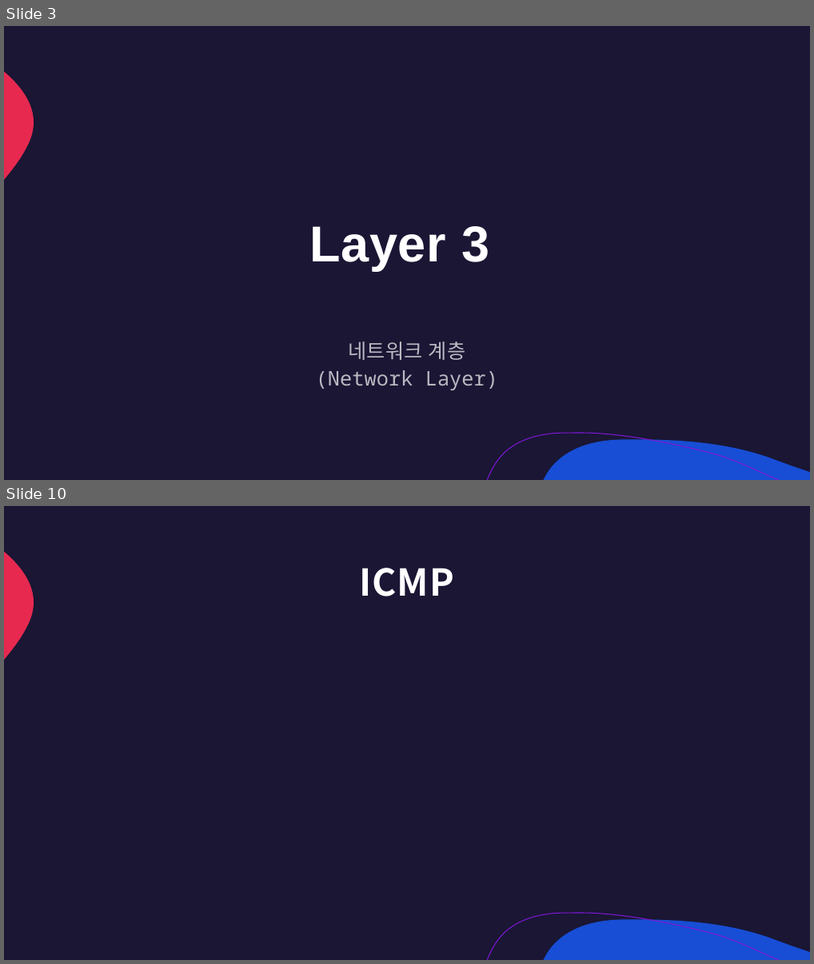
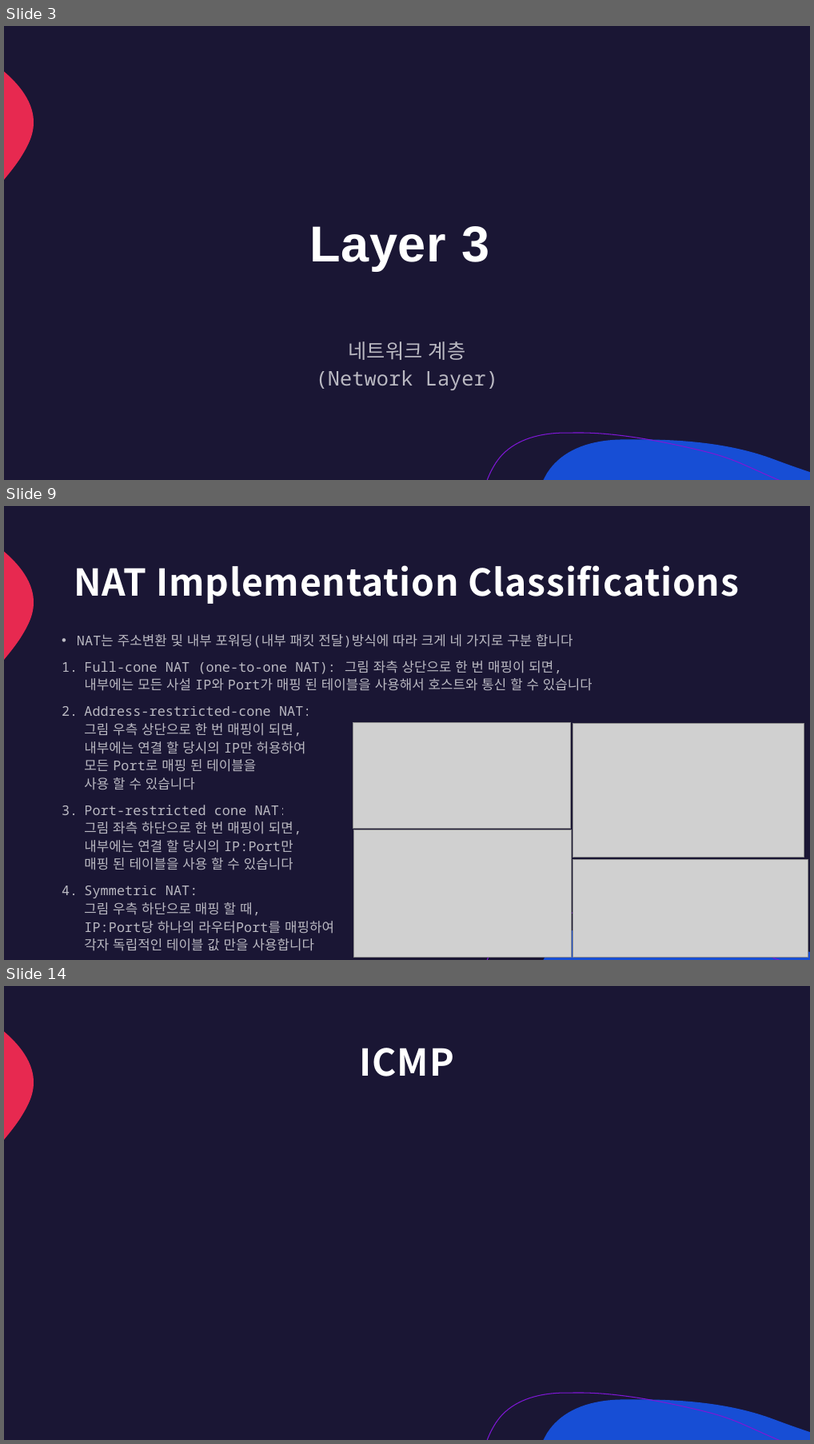
Before and after one commit to lumen4723/2024_network, a slide deck: 3.pptx. Shown one above the other, each under a label of ours: slides 3 and 10 before the commit, slides 3, 9 and 14 after it; the slides between them are not shown. The pictures are 814x964 and 814x1444 pixels, drawn with LibreOffice and Linux fonts; fonts in the diff are those of the drawing; grey boxes stand for pictures. Boxes give left, top, right and bottom in pixels: in the first picture for what was removed or moved away, otherwise in the second. Text is boxed around its words. In the diff, an @@ line names an element or a change of style, - is before the commit and + after.

```diff
--- a/3.pptx
+++ b/3.pptx
@@ slide 9 added at bbox=[4, 506, 810, 960], background #1A1634; not listed: 3 template elements that a slide beside it also shows @@
@@ title added at bbox=[74, 565, 739, 604], 44 pt, text #FFFFFF, bold @@
+NAT Implementation Classifications
@@ text added at bbox=[77, 634, 593, 951], 16 pt, text #FFFFFF at 70% opacity @@
+• NAT는 주소변환 및 내부 포워딩(내부 패킷 전달)방식에 따라 크게 네 가지로 구분 합니다
+1. Full-cone NAT (one-to-one NAT): 그림 좌측 상단으로 한 번 매핑이 되면,
+   내부에는 모든 사설 IP와 Port가 매핑 된 테이블을 사용해서 호스트와 통신 할 수 있습니다
+2. Address-restricted-cone NAT:
+   그림 우측 상단으로 한 번 매핑이 되면,
+   내부에는 연결 할 당시의 IP만 허용하여
+   모든 Port로 매핑 된 테이블을
+   사용 할 수 있습니다
+3. Port-restricted cone NAT:
+   그림 좌측 하단으로 한 번 매핑이 되면,
+   내부에는 연결 할 당시의 IP:Port만
+   매핑 된 테이블을 사용 할 수 있습니다
+4. Symmetric NAT:
+   그림 우측 하단으로 매핑 할 때,
+   IP:Port당 하나의 라우터Port를 매핑하여
+   각자 독립적인 테이블 값 만을 사용합니다
@@ picture added at bbox=[353, 723, 571, 828] @@
@@ picture added at bbox=[574, 723, 804, 857] @@
@@ picture added at bbox=[354, 830, 571, 956] @@
@@ picture added at bbox=[574, 860, 809, 956] @@
@@ what was slide 10 is now slide 14 @@
```
Also in this commit, not shown: 1 slide changed, 8 other slides added, 5 slides removed.
